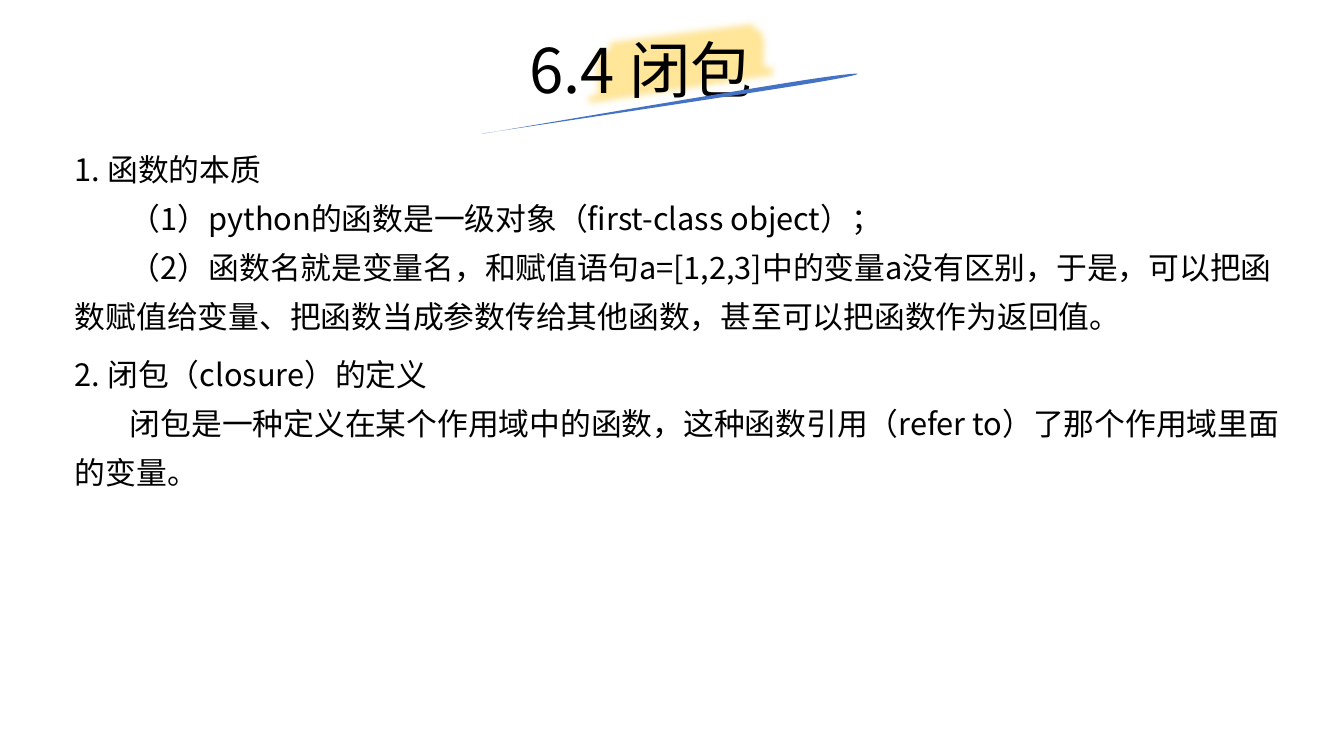
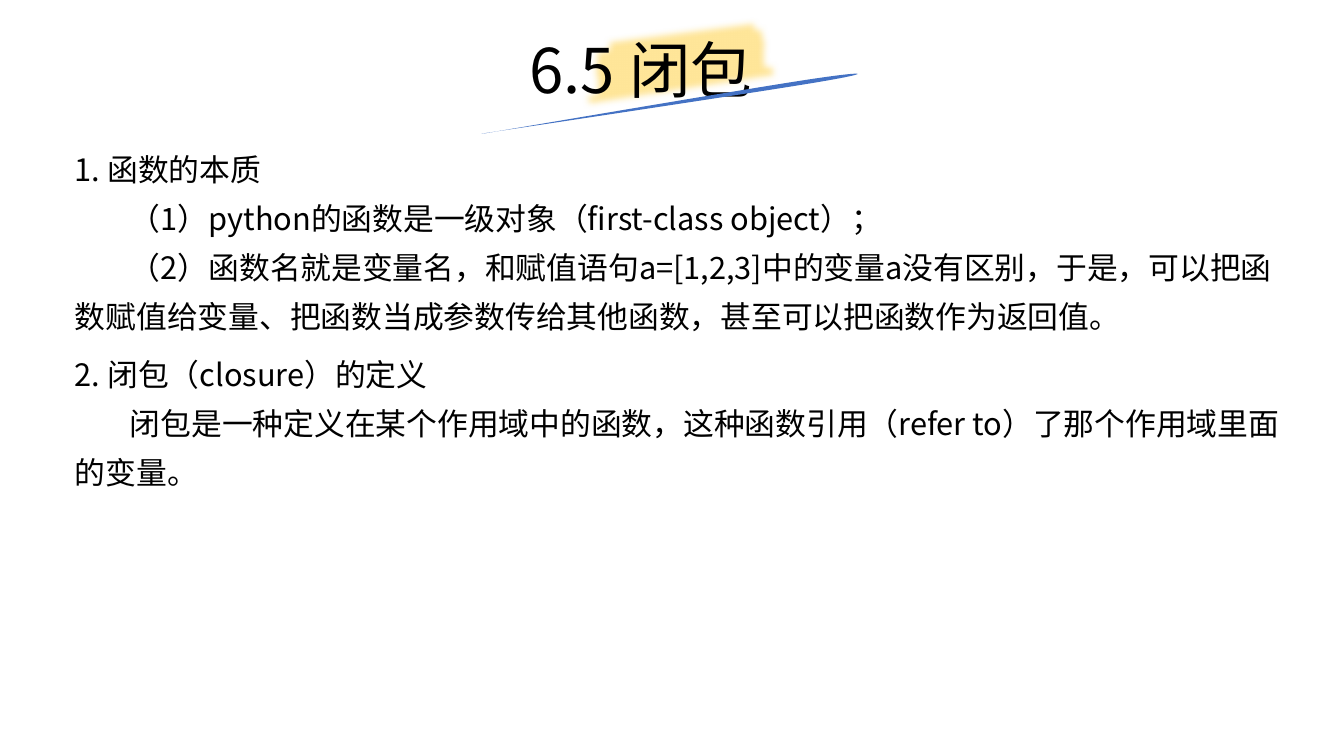
Before and after one commit to yiwenliu/CorePython, a slide deck: slide 53 of PPT/CorePython.pptx (slide 48 before the commit). Drawn at 1344x756 pixels with LibreOffice and Linux fonts; fonts in the diff are those of the drawing. Boxes give left, top, right and bottom in pixels: in the first picture for what was removed or moved away, otherwise in the second. Text is boxed around its words. In the diff, an @@ line names an element or a change of style, - is before the commit and + after.

```diff
--- a/PPT/CorePython.pptx
+++ b/PPT/CorePython.pptx
@@ title at [530,30,752,109]: text changed @@
-6.4 闭包
+6.5 闭包
```
Also in this commit, not shown: 1 other slide changed, 5 slides added, 1 other file.
